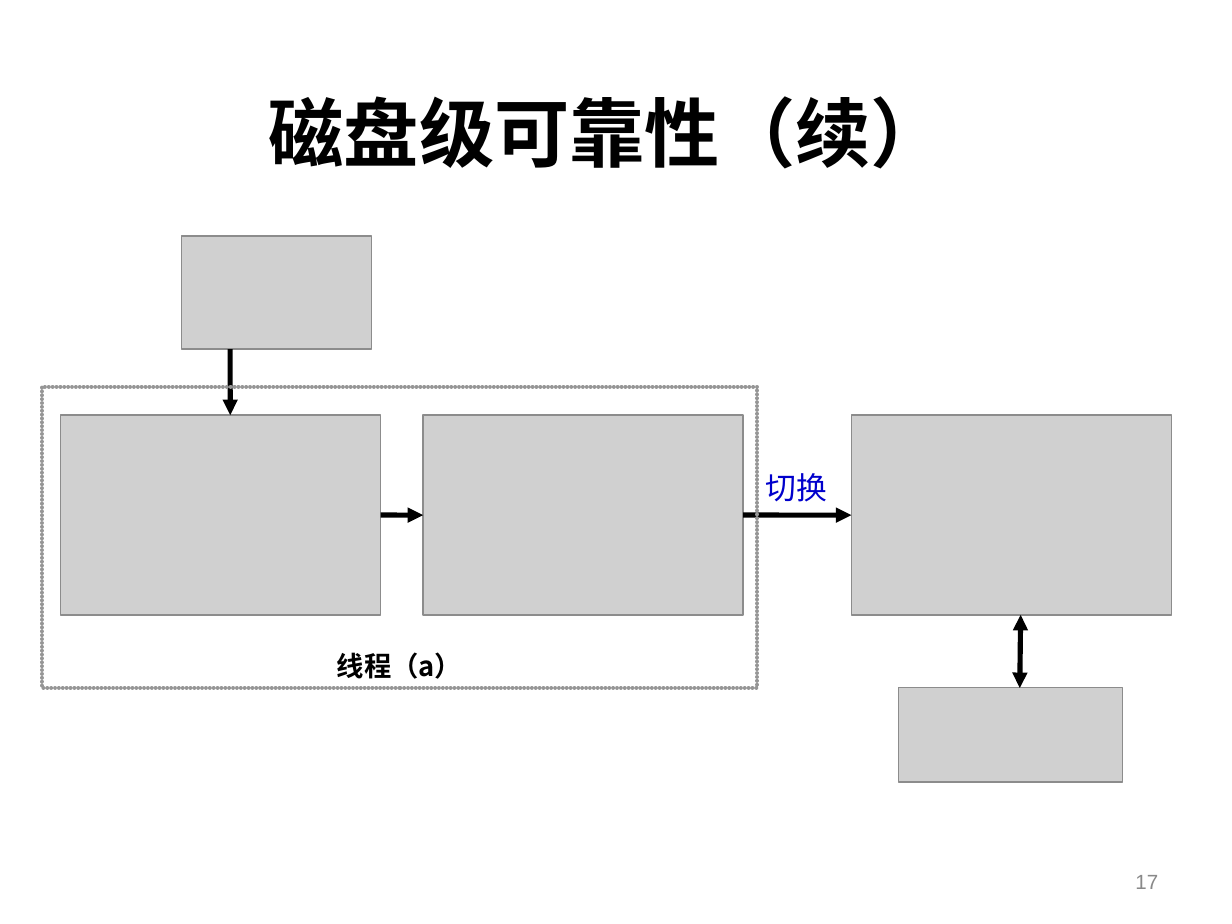
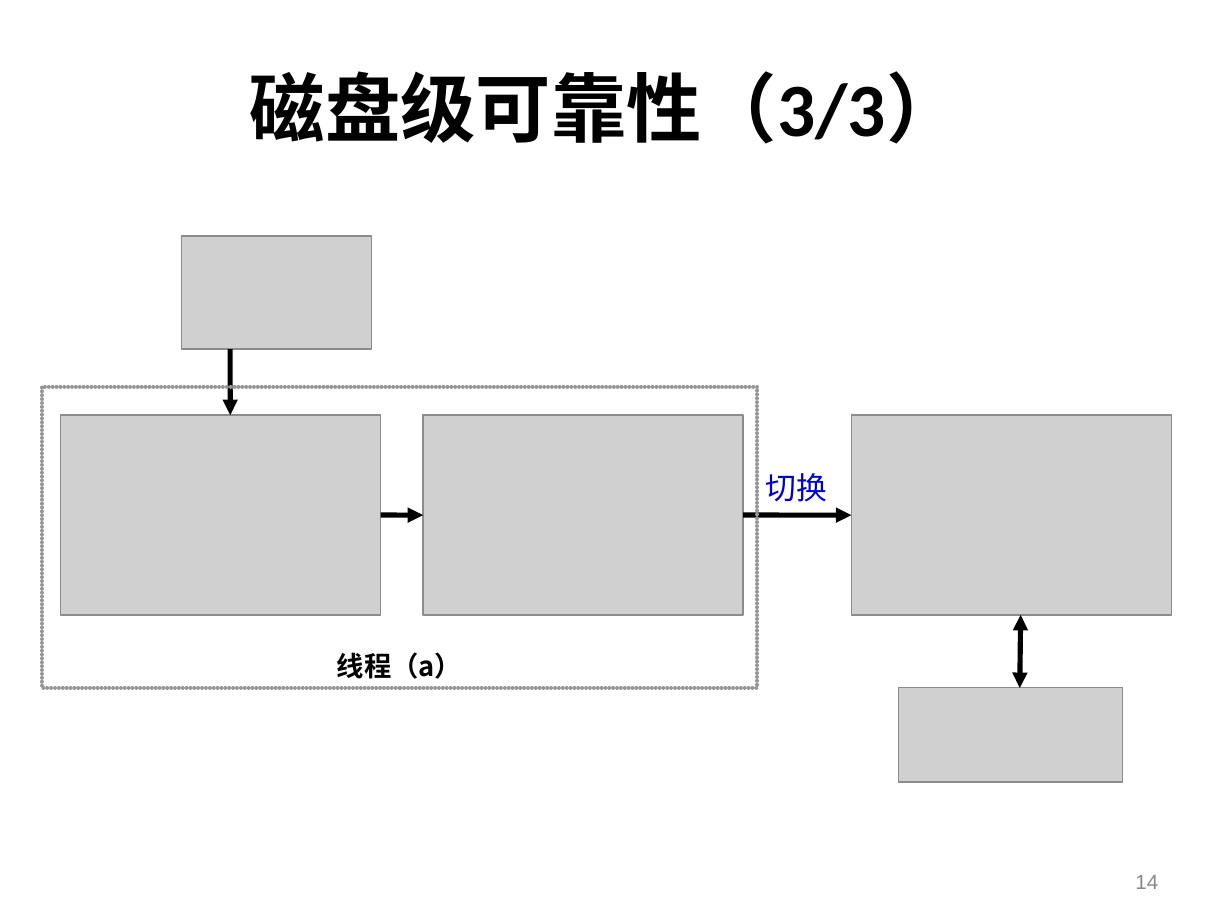
Before and after one commit to machicao2013/mooon, a slide deck: slide 14 of applications/lightfs/doc/portableDFS-便携式分布式文件系统.ppt (slide 17 before the commit). Drawn at 1232x924 pixels with LibreOffice and Linux fonts; fonts in the diff are those of the drawing; grey boxes stand for pictures; background and template pictures are left out. Boxes give left, top, right and bottom in pixels: in the first picture for what was removed or moved away, otherwise in the second. Text is boxed around its words. In the diff, an @@ line names an element or a change of style, - is before the commit and + after.

```diff
--- a/applications/lightfs/doc/portableDFS-便携式分布式文件系统.ppt
+++ b/applications/lightfs/doc/portableDFS-便携式分布式文件系统.ppt
@@ title at (x1=250, y1=71, x2=962, y2=144): text changed @@
-磁盘级可靠性（续）
+磁盘级可靠性（3/3）
@@ page number at (x1=1135, y1=875, x2=1158, y2=889): text changed @@
-17
+14
```
Also in this commit, not shown: 8 other slides changed, 6 slides added, 2 slides removed.
